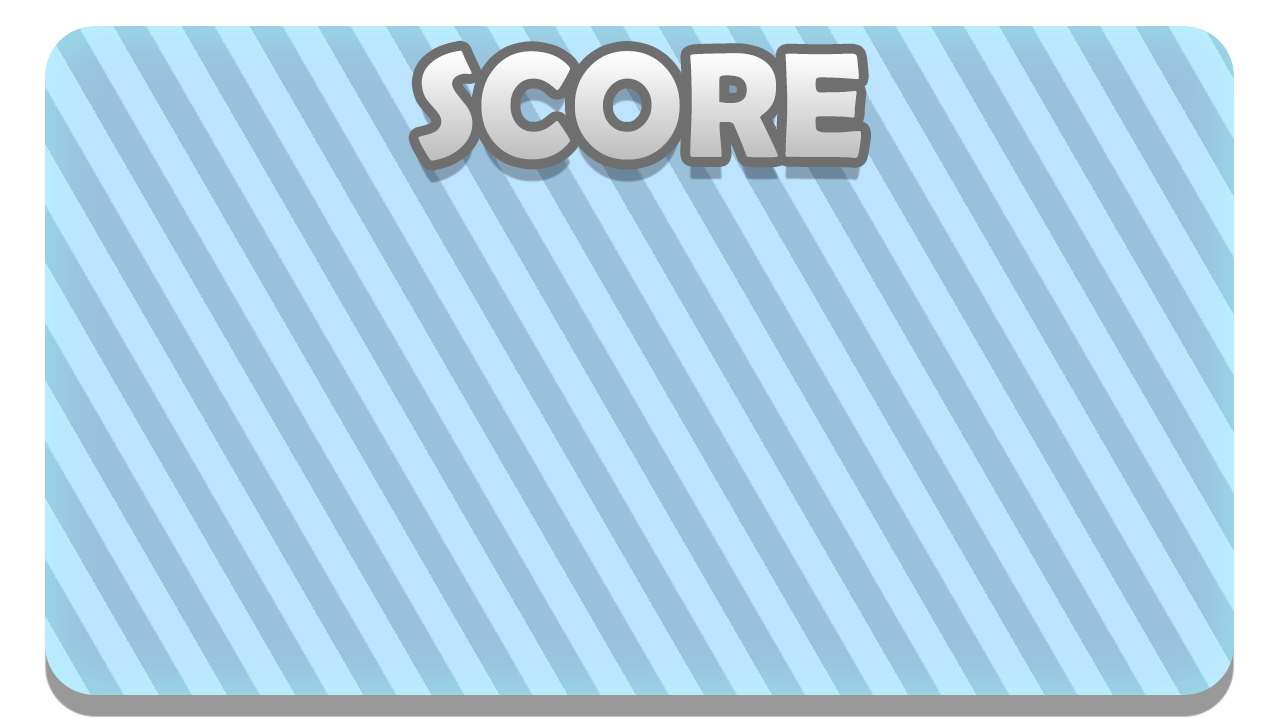
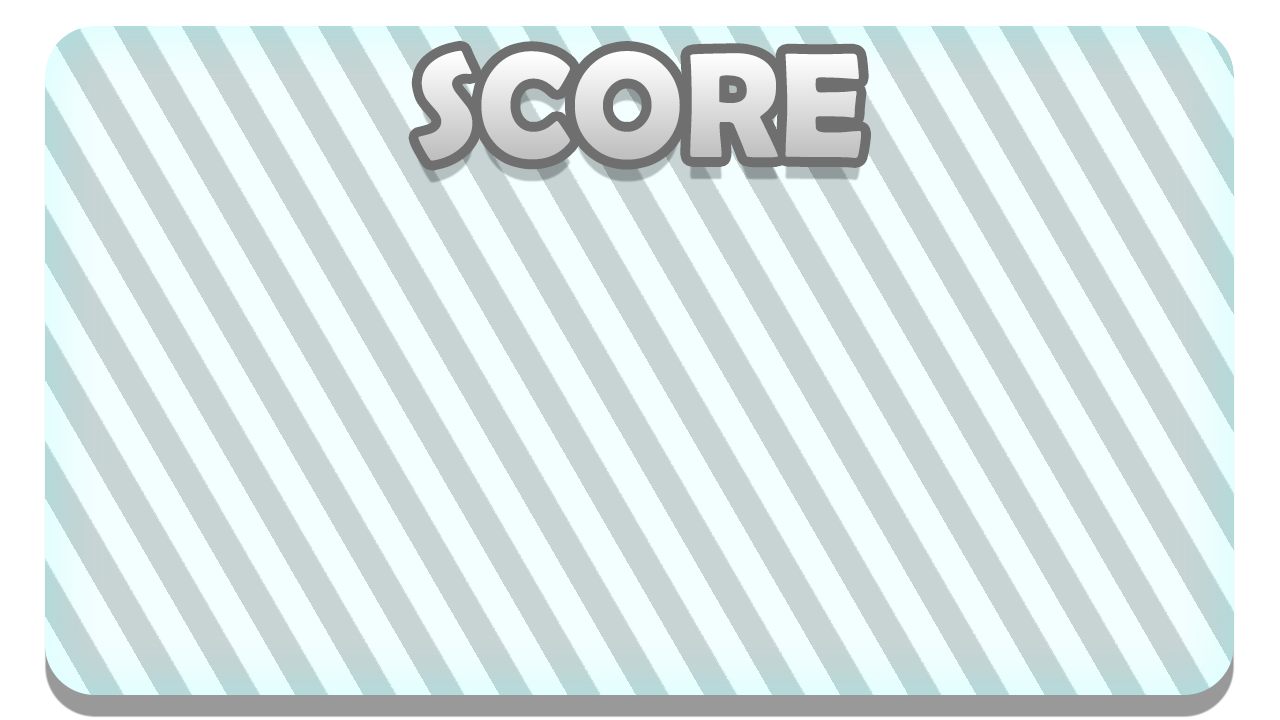
The second (1280, 720) image is a revision of the first. Changes to its layers:
pixels changed over (45, 26, 1234, 695) (layer not identified)